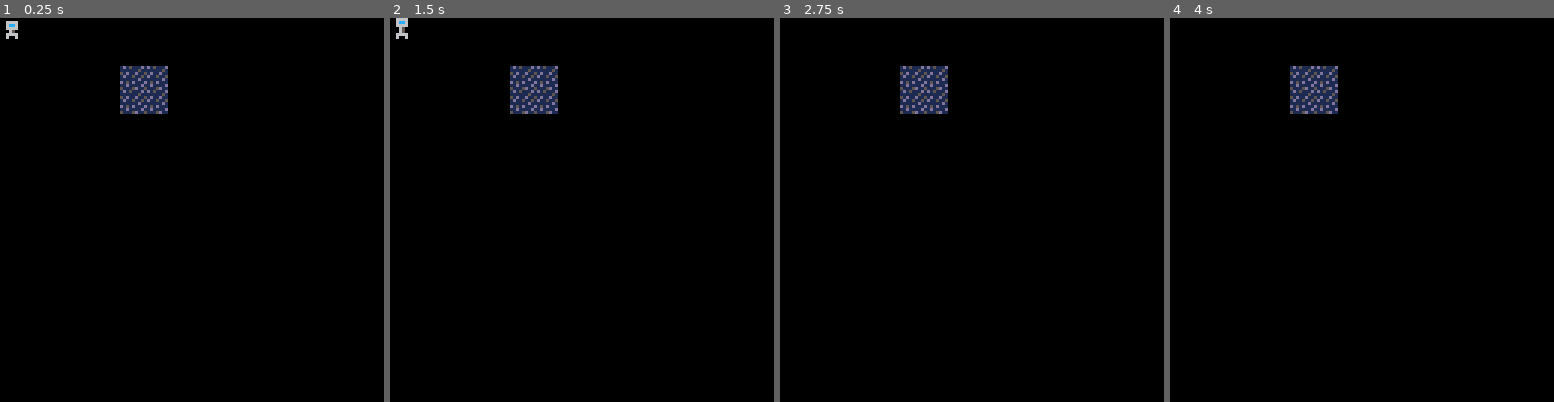
Above: before the commit, frames 1-4 (left to right).
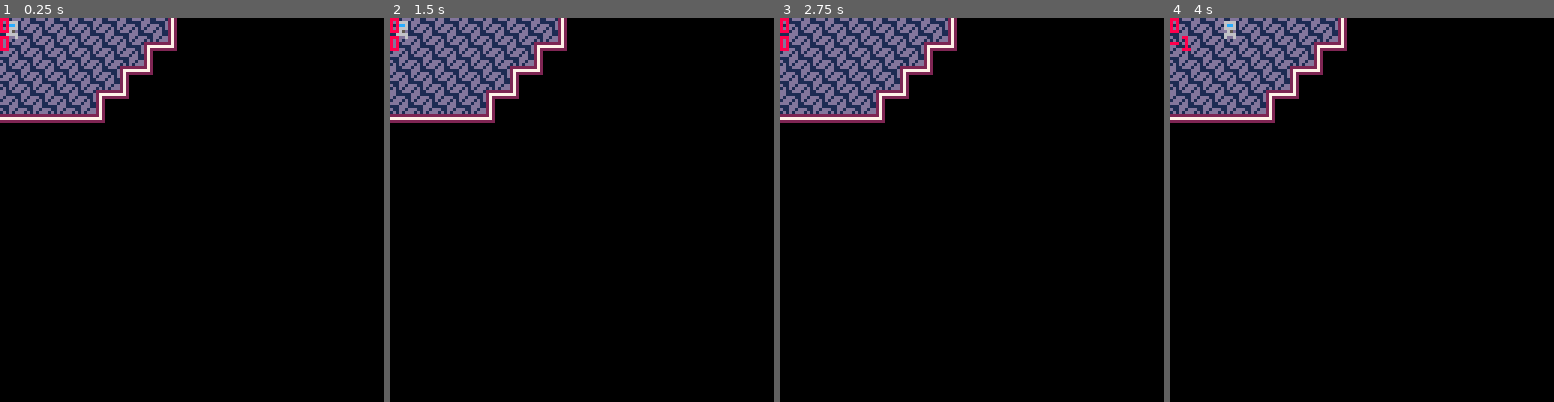
Above: after the commit, the same moments.

Repository: camerondugan/Pico8-Cartridges
Game: PICO-8 cartridge mygames/space.p8
Same seed, same stepped clock (60 frames per second), same inputs: the game is played once before the commit and once after it.
Inputs:
- Up to frame 1 (0.25 s): no input
- Up to frame 2 (1.5 s): no input
- Up to frame 3 (2.75 s): hold Left 1.97-2.37 s; hold Down from 2.42 s (still down)
- Up to frame 4 (4 s): release Down at 2.82 s; hold Right 2.87-3.53 s; hold Up from 3.58 s (still down)

The runs differ from the first frame. In frame 1, 11% of the frame differs, in the area x 0-47%, y 0-28%; in frame 2, 11%; in frame 3, 11%; in frame 4, 11%.

Commit message:
space.p8 saved

Diff:
--- a/mygames/space.p8
+++ b/mygames/space.p8
@@ -3,46 +3,130 @@
 __lua__
 -- ◆ portal inspired ◆
 --   by  cameron dugan
+
+--player
 px=0
 py=0
+pxo=0
+pyo=0
+inputs={}
+p_sprites={1,17}
+p_damage=0
 p_can_move=true
-p_last_move=t()
-inputs={}
+p_move_started=nil
+
+--controlls
+input_delay=6
+input_buffer={}
+
+--utils
+debug=true
+debug_vars={}
 
 function _init()
 	--key repeat delay
-	poke(0x5f5c, 4)
-	poke(0x5f5d, 0)
+	poke(0x5f5c, input_delay)
+	poke(0x5f5d, input_delay)
 end
 
 
 function _draw()
 	cls()
 	map()
-
 	--player
-	spr(1+16*flr(t()%2),px,py)
+	d_player()
+	if (debug) then
+		for i in all(debug_vars) do
+			print(i,8)
+		end
+	end
+	debug_vars={}
 end
 
 function _update60()
-	input()
+	get_input()
+	update_player()
 end
 
-function input()
-	if (btnp(0)) p_move(-1,0)
-	if (btnp(1)) p_move(1,0)
-	if (btnp(2)) p_move(0,-1)
-	if (btnp(3)) p_move(0,1)
+function get_input()
+	local x,y = 0,0
+	if (btnp(0)) x-=1
+	if (btnp(1)) x+=1
+	if (btnp(2)) y-=1
+	if (btnp(3)) y+=1
+	add(debug_vars,x)
+	add(debug_vars,y)
+	if (abs(x)>0 or abs(y)>0) then
+		if (#input_buffer <= 2) then
+			add(input_buffer,{x=x,y=y})
+		end
+	end
+end
+
+function update_player()
+	if (#input_buffer>0) then
+		if (p_can_move) then
+			move_from_buffer()
+		end
+	else
+		x=0
+		y=0
+	end
+			--movement
+	p_move(x,y)
+	--update player sprite offset
+	o=animate_movement(x,y,pdx,pdy)
+	pxo=o.x
+	pyo=o.y
+end
+
+function move_from_buffer()
+	x=input_buffer[1].x
+	y=input_buffer[1].y
+	del(input_buffer,input_buffer[1])
+end
+
+function d_player()
+		spr(
+			p_damage+
+			get_frame(p_sprites,3)
+			,px+pxo
+			,py+pyo)
 end
 
 function p_move(x,y)
-	if (t()-p_last_move>0) then
+	if (p_can_move) and
+				((abs(x)>0) or abs(y)>0)
+				then
 		px+=8*x
 		py+=8*y
-		p_last_move=t()
-		return true
+		--direction during movement
+		pdx=x
+		pdy=y
+		p_can_move=false
+		p_move_started=t()
 	end
-	return false
+end
+
+--generate offset
+function animate_movement(x,y,dx,dy)
+	local xo,yo = 0,0
+	if (not p_can_move) then
+		local dt = t()-p_move_started
+		xo=-dx*8+8*input_delay*dt*dx
+		yo=-dy*8+8*input_delay*dt*dy
+		if (dt > 1/input_delay) then
+			p_can_move=true
+			xo=0
+			yo=0
+		end
+	end
+	return {x=xo,y=yo}
+end
+
+
+function get_frame(arr,speed)
+	return arr[flr(t()*speed%#arr)+1]
 end
 
 
@@ -60,8 +144,16 @@
 
 
 
+…(4 lines of a section not shown)…
+__gff__
+0000000000000000000000000000000000000000000000000001000000000000000000000000000000000000000000000000000000000000000000000000000000000000000000000000000000000000000000000000000000000000000000000000000000000000000000000000000000000000000000000000000000000000
+0000000000000000000000000000000000000000000000000000000000000000000000000000000000000000000000000000000000000000000000000000000000000000000000000000000000000000000000000000000000000000000000000000000000000000000000000000000000000000000000000000000000000000
 __map__
-0000000000000000000000000000000000000000000000000000000000000000000000000000000000000000000000000000000000000000000000000000000000000000000000000000000000000000000000000000000000000000000000000000000000000000000000000000000000000000000000000000000000000000
-0000000000000000000000000000000000000000000000000000000000000000000000000000000000000000000000000000000000000000000000000000000000000000000000000000000000000000000000000000000000000000000000000000000000000000000000000000000000000000000000000000000000000000
-0000000000090900000000000000000000000000000000000000000000000000000000000000000000000000000000000000000000000000000000000000000000000000000000000000000000000000000000000000000000000000000000000000000000000000000000000000000000000000000000000000000000000000
-0000000000090900000000000000000000000000000000000000000000000000000000000000000000000000000000000000000000000000000000000000000000000000000000000000000000000000000000000000000000000000000000000000000000000000000000000000000000000000000000000000000000000000
+090909090909090b000000000000000000000000000000000000000000000000000000000000000000000000000000000000000000000000000000000000000000000000000000000000000000000000000000000000000000000000000000000000000000000000000000000000000000000000000000000000000000000000
+0909090909091b2a000000000000000000000000000000000000000000000000000000000000000000000000000000000000000000000000000000000000000000000000000000000000000000000000000000000000000000000000000000000000000000000000000000000000000000000000000000000000000000000000
+09090909091b2a00000000000000000000000000000000000000000000000000000000000000000000000000000000000000000000000000000000000000000000000000000000000000000000000000000000000000000000000000000000000000000000000000000000000000000000000000000000000000000000000000
+090909091b2a0000000000000000000000000000000000000000000000000000000000000000000000000000000000000000000000000000000000000000000000000000000000000000000000000000000000000000000000000000000000000000000000000000000000000000000000000000000000000000000000000000
+0c0c0c0c2a000000000000000000000000000000000000000000000000000000000000000000000000000000000000000000000000000000000000000000000000000000000000000000000000000000000000000000000000000000000000000000000000000000000000000000000000000000000000000000000000000000
Not shown, changed: 19 lines of the sprite sheet (__gfx__) section of mygames/space.p8
